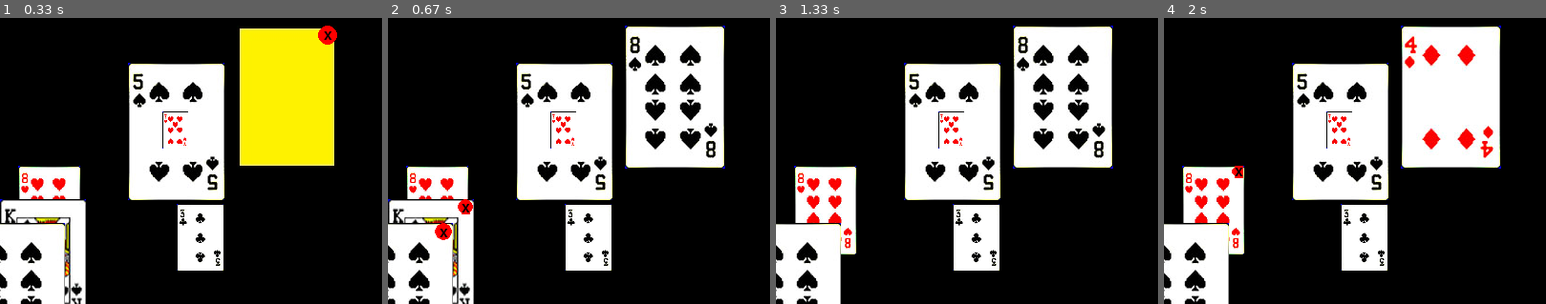
Above: before the commit, frames 1-4 (left to right).
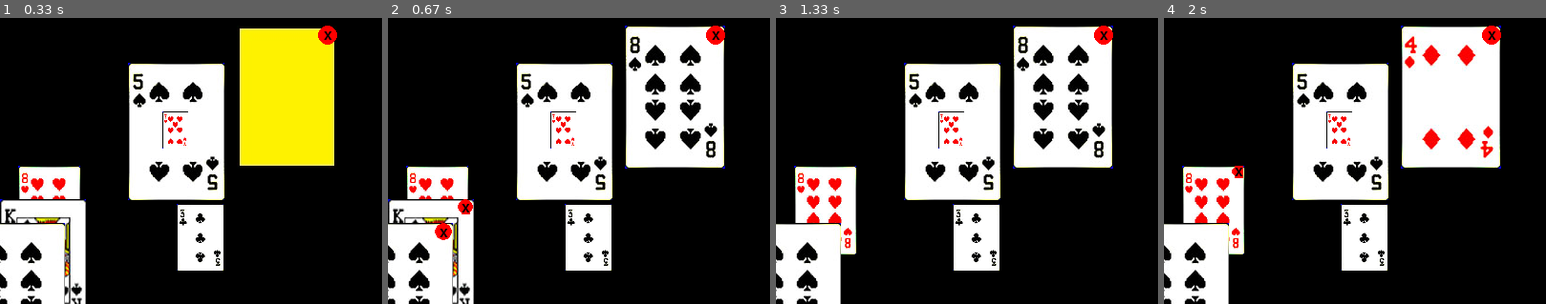
Above: after the commit, the same moments.

Repository: kissmett/children-programming
Game: pygame game, started from PlayCards.py
Same seed, same stepped clock (60 frames per second), same inputs: the game is played once before the commit and once after it.
Inputs (mouse positions are % of the whole screen's width and height, from its top left):
- Up to frame 1 (0.33 s): no input
- Up to frame 2 (0.67 s): click (50, 50) at 0.38 s
- Up to frame 3 (1.33 s): click (50, 56) at 0.72 s; click (12, 3) at 1.05 s
- Up to frame 4 (2 s): click (56, 36) at 1.38 s; click (14, 47) at 1.72 s
The pictures show only the part of the screen within x 50-100%, y 3-53%; the shares and areas given below are measured in that part.

Frame 1 is identical in both runs. In frame 2, 0.3% of the frame differs, in the area x 83-89%, y 2-10%; in frame 3, 0.3%; in frame 4, 0.3%.

Commit message:
增加pygame_components/__init__.py 修改pygame_components/card.py支持外部引用和自身运行

Diff:
--- a/PlayCards.py
+++ b/PlayCards.py
@@ -5,8 +5,8 @@
 from pygame import Rect
 
 from pygame_components.button import Button
-from pygame_components.card import Card
-from pygame_components.color import RED,BLACK,BLUE,GREEN
+from pygame_components import Card
+from pygame_components import RED,BLACK,BLUE,GREEN
 
 
 
--- /dev/null
+++ b/pygame_components/__init__.py
@@ -0,0 +1,4 @@
+# -*- coding: utf-8 -*-
+from .card import Card
+from .color import RED,GREEN,BLUE,BLACK,WHITE
+from .button import Button
--- a/pygame_components/button.py
+++ b/pygame_components/button.py
@@ -1,3 +1,4 @@
+# -*- coding: utf-8 -*-
 from typing import Any
 import pygame.font
 
--- a/pygame_components/card.py
+++ b/pygame_components/card.py
@@ -1,5 +1,10 @@
+# -*- coding: utf-8 -*-
 import pygame
-from .color import RED,BLACK,BLUE,GREEN
+if __name__ =='__main__':
+    from color import RED,BLACK,BLUE,GREEN
+else:
+    from .color import RED,BLACK,BLUE,GREEN
+# from .color import RED,BLACK,BLUE,GREEN
 
 class Card(pygame.sprite.Sprite):
     # 属性image/rect不可少
@@ -10,7 +15,7 @@
         self.scale = scale
         self.selected = selected
 
-        self.setImage(self.filename)
+        self._setImage(self.filename)
         self.setPos(pos) #需要基于image scale来设置position，所以此行要放setImage后面；
         self._makeChooseFlag()
         self._setChooseFlag()
@@ -35,6 +40,11 @@
             self.image.blit(self.msg_image,self.msg_image_rect)
         pass
     def setImage(self,filename):
+        self._setImage(filename)
+        self._setChooseFlag()
+        pass
+    def _setImage(self,filename):
+        print('card.setImage()',self.filename,self.selected)
         self.image = pygame.image.load(filename)
         self.image = pygame.transform.scale(self.image,
                                             (self.image.get_rect().width*self.scale,
@@ -76,3 +86,6 @@
             self.selected = True
             # 在self.image上画圆和文字
             self._setChooseFlag()
+
+if __name__ == '__main__':
+    print('card.main.')
--- a/pygame_components/color.py
+++ b/pygame_components/color.py
@@ -2,3 +2,4 @@
 GREEN = (0,255,0)
 BLUE = (0,0,255)
 BLACK = (0,0,0)
+WHITE = (255,255,255)
